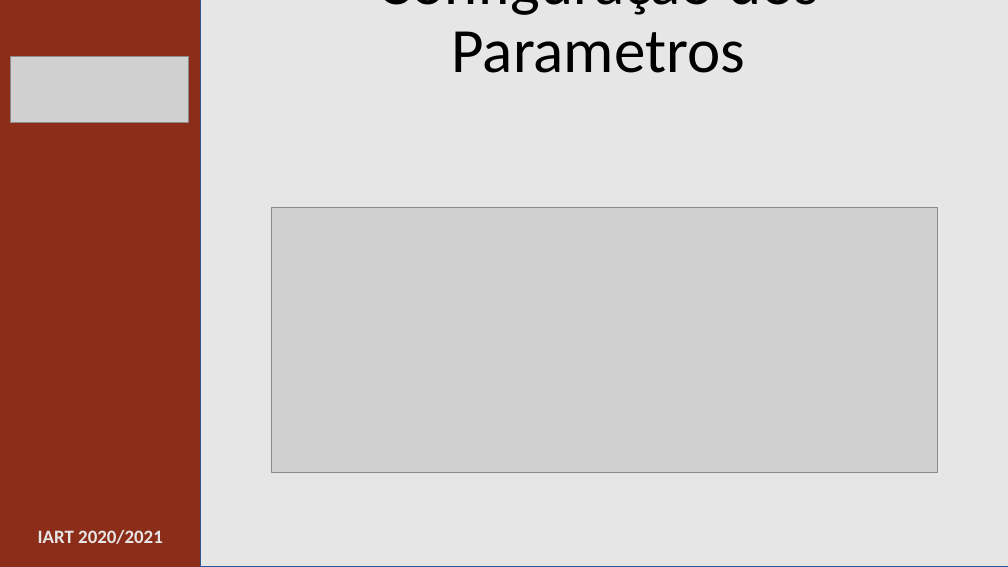
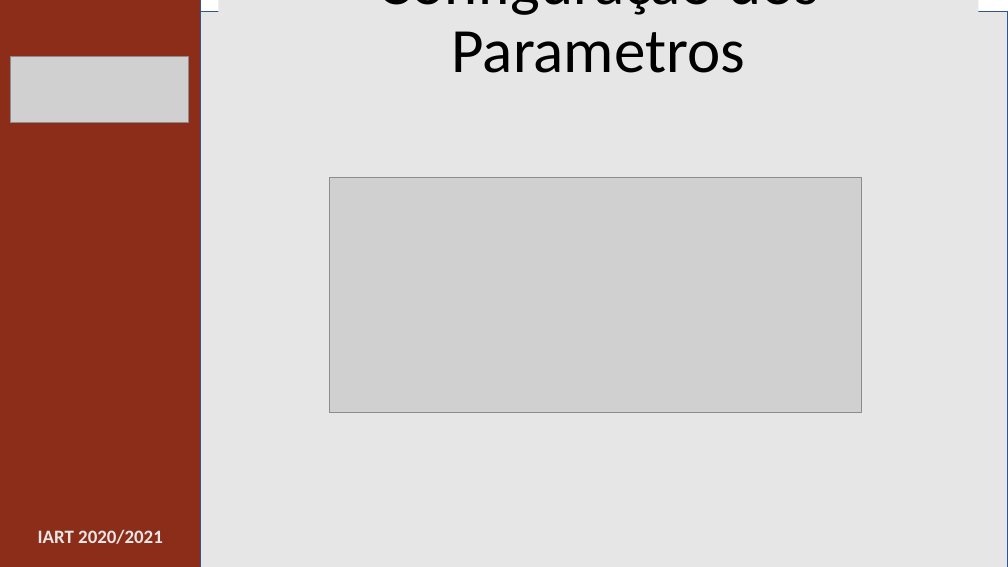
Before and after one commit to nunores/FEUP-IART-15, a slide deck: slide 6 of docs/Checkpoint3 IART.pptx. Drawn at 1008x567 pixels with LibreOffice and Linux fonts; fonts in the diff are those of the drawing; grey boxes stand for pictures. Boxes give left, top, right and bottom in pixels: in the first picture for what was removed or moved away, otherwise in the second. Text is boxed around its words. In the diff, an @@ line names an element or a change of style, - is before the commit and + after.

Commit message:
update slide dos parametros

```diff
--- a/docs/Checkpoint3 IART.pptx
+++ b/docs/Checkpoint3 IART.pptx
@@ rectangle: place and size @@
-rectangle at [200, 0, 1008, 567]
+rectangle at [200, 11, 1008, 567]
@@ picture: place and size @@
-picture at [271, 208, 938, 473]
+picture at [330, 178, 862, 412]
```
